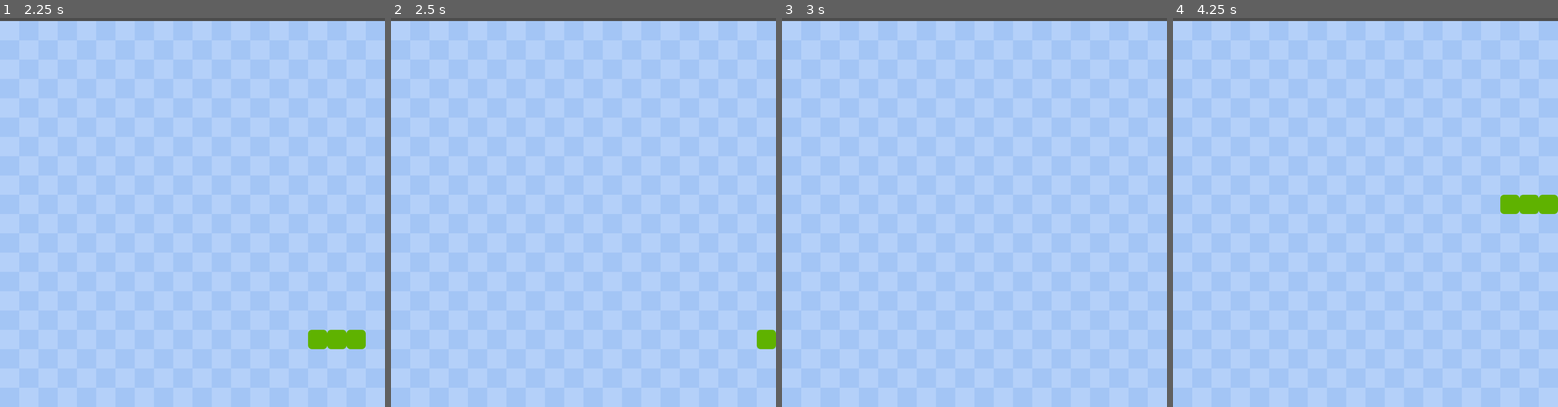
Above: before the commit, frames 1-4 (left to right).
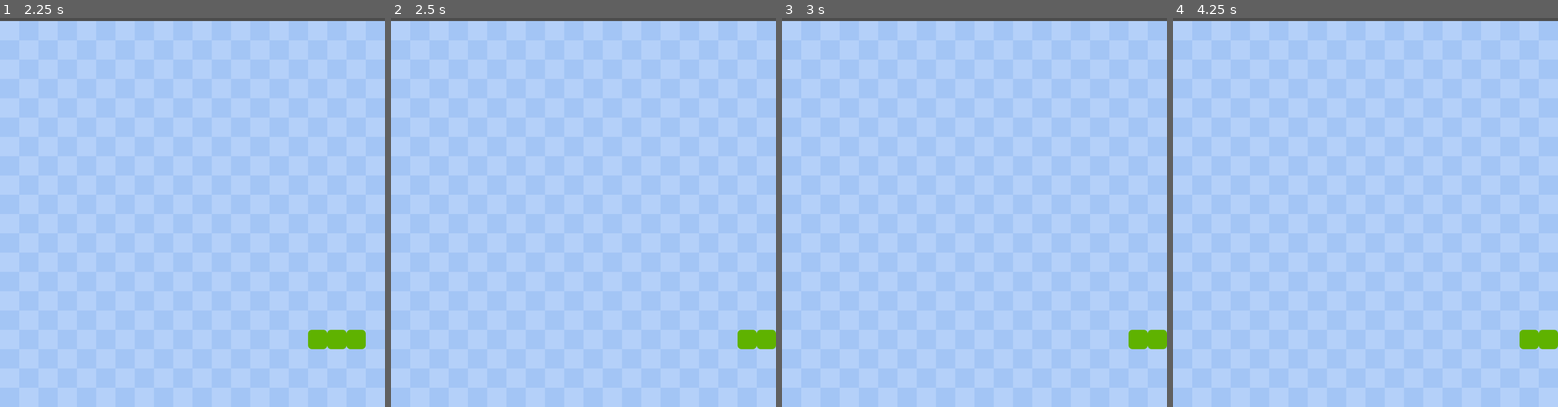
Above: after the commit, the same moments.

Repository: hayamamkt/SnakeGame
Game: Godot game, scene res://main.tscn
Two runs of this game, one before a commit and one after it. Both use one fixed random seed, a clock stepped at 60 frames per second and the inputs below.
Inputs:
- Up to frame 1 (2.25 s): tap Enter at 0.5 s; hold D (move_right) 0.53-1.28 s; hold S (move_down) 1.28-2.03 s; hold D (move_right) from 2.03 s (still down)
- Up to frame 2 (2.5 s): keep holding D (move_right)
- Up to frame 3 (3 s): release D (move_right) at 2.78 s; hold W (move_up) from 2.78 s (still down)
- Up to frame 4 (4.25 s): tap Space at 3.5 s; release W (move_up) at 3.53 s; hold A (move_left) from 3.53 s (still down)

Frame 1 is identical in both runs. In frame 2, 0.2% of the frame differs, in the area x 90-96%, y 80-86%; in frame 3, 0.5%; in frame 4, 1.2%, in the area x 85-100%, y 45-86%.

Commit message:
add check bounds

Diff:
--- a/main.gd
+++ b/main.gd
@@ -68,8 +68,25 @@
 	game_started = true
 	$MoveTimer.start()
 
+func end_game():
+	#$GameOverMenu.show()
+	$MoveTimer.stop()
+	game_started = false
+	get_tree().paused = true
+
+func check_out_of_bounds():
+	if (
+		snake_data[0].x < 0 or
+		snake_data[0].x > cells - 1 or
+		snake_data[0].y < 0 or
+		snake_data[0].y > cells - 1
+	): end_game()
+
+
 #endregion
 
+
+#region Signals
 
 func _on_move_timer_timeout() -> void:
 	#allow snake movement
@@ -82,3 +99,6 @@
 		if i > 0:
 			snake_data[i] = old_data[i - 1]
 		snake[i].position = (snake_data[i] * cell_size) + Vector2(0, cell_size)
+
+	check_out_of_bounds()
+#endregion
